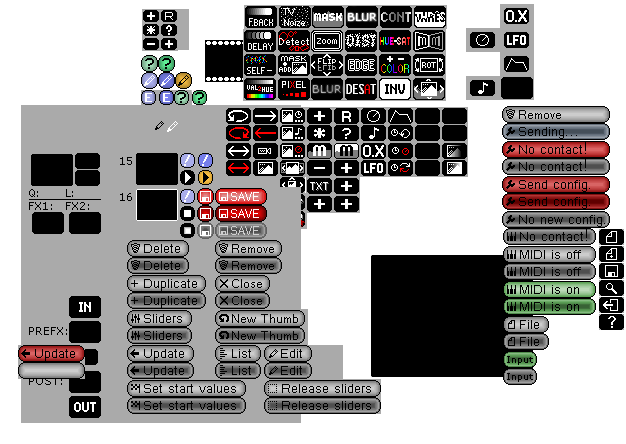
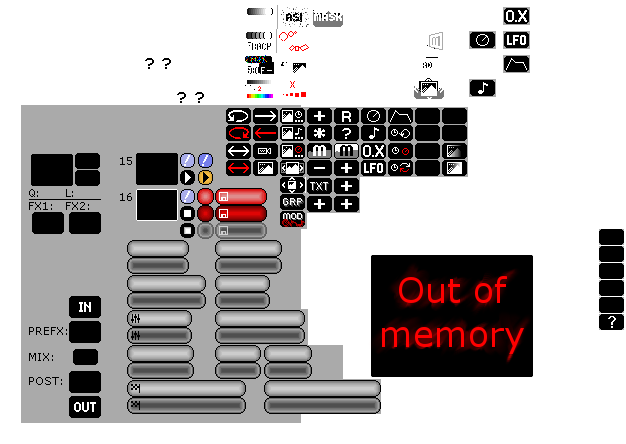
Layers edited between the first and the second 626 x 444 image:
hid "ButtonsTextEtc" over 18, 75, 622, 410
hid "Buttons" over 18, 106, 610, 410
added layer "outOfMemory kopier" above "outOfMemory" over 382, 276, 524, 354
added layer "outOfMemory" above "New Layer#4" over 370, 261, 532, 365
hid "EffectIcons" over 142, 4, 534, 101
hid "RoundButtons" over 141, 40, 247, 105
